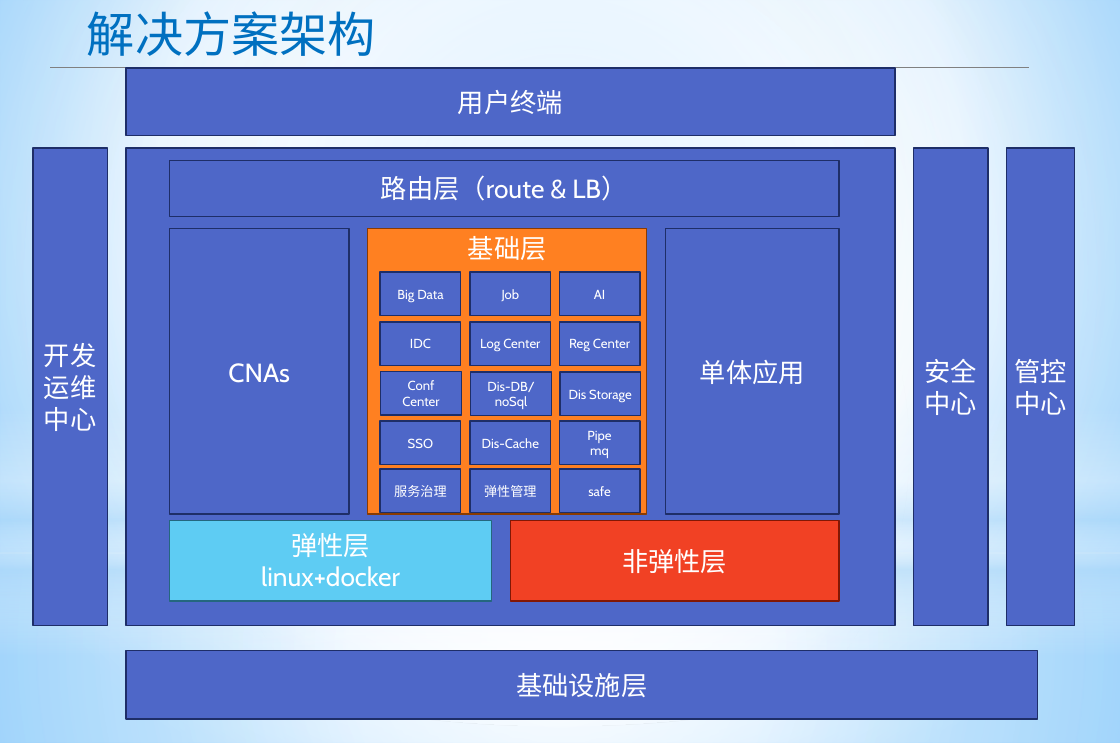
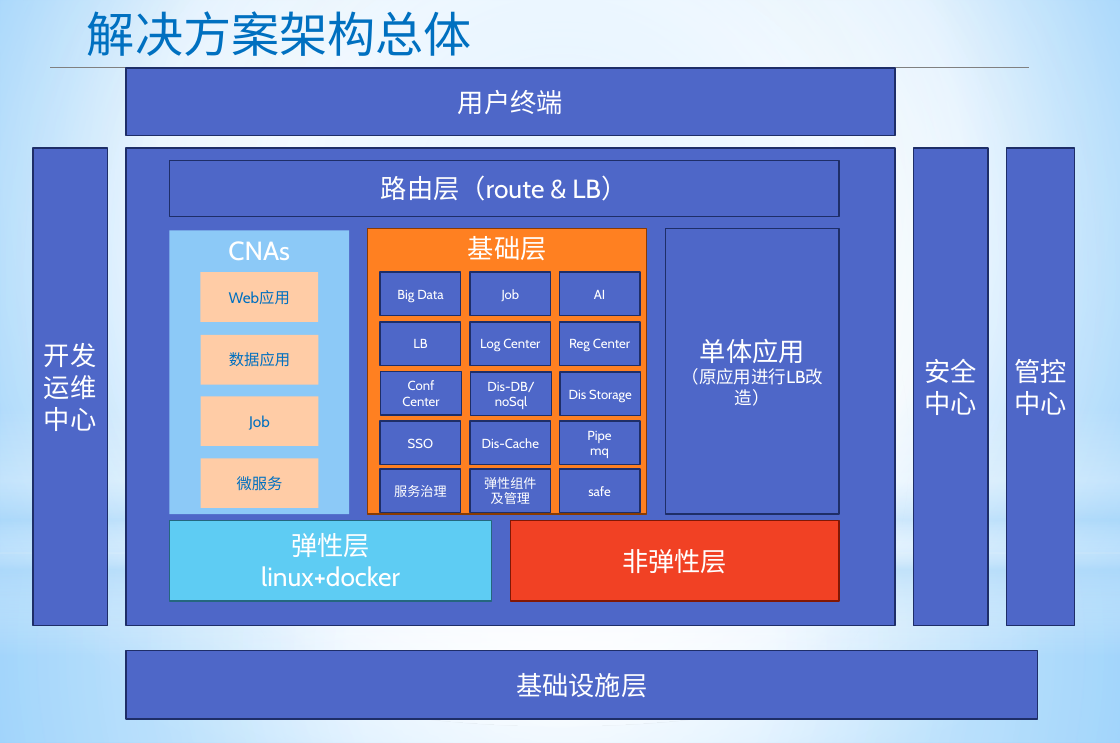
Before and after one commit to apporoad/DesignAndScheme2017, a slide deck: slide 4 of c云服务架构/Saas&Paas架构设计.pptx (slide 3 before the commit). Drawn at 1120x743 pixels with LibreOffice and Linux fonts; fonts in the diff are those of the drawing. Boxes give left, top, right and bottom in pixels: in the first picture for what was removed or moved away, otherwise in the second. Text is boxed around its words. In the diff, an @@ line names an element or a change of style, - is before the commit and + after.

```diff
--- a/c云服务架构/Saas&Paas架构设计.pptx
+++ b/c云服务架构/Saas&Paas架构设计.pptx
@@ text at box(87, 11, 472, 56): text changed @@
-解决方案架构
+解决方案架构总体
@@ rectangle "CNAs" at box(169, 230, 349, 514): vertical alignment middle to top; fill #4E67C8 to #8CC9F7; outline #1F2E69 1.25 pt to none @@
@@ rectangle added at box(200, 273, 318, 322), fill #FFCCA6, 14 pt, text #0070C0 @@
+Web应用
@@ rectangle added at box(201, 335, 319, 384), fill #FFCCA6, 14 pt, text #0070C0 @@
+数据应用
@@ text in rectangle at box(413, 339, 427, 348): text changed @@
-IDC
+LB
@@ text in rectangle at box(682, 368, 823, 385): paragraph added @@
+（原应用进行LB改造）
@@ rectangle added at box(201, 396, 319, 446), fill #FFCCA6, 14 pt, text #0070C0 @@
+Job
@@ rectangle added at box(201, 458, 319, 508), fill #FFCCA6, 14 pt, text #0070C0 @@
+微服务
@@ text in rectangle at box(484, 477, 536, 504): text changed @@
-弹性管理
+弹性组件及管理
```
Also in this commit, not shown: 1 other slide changed, 7 slides added, 8 slides removed, 1 other file.
